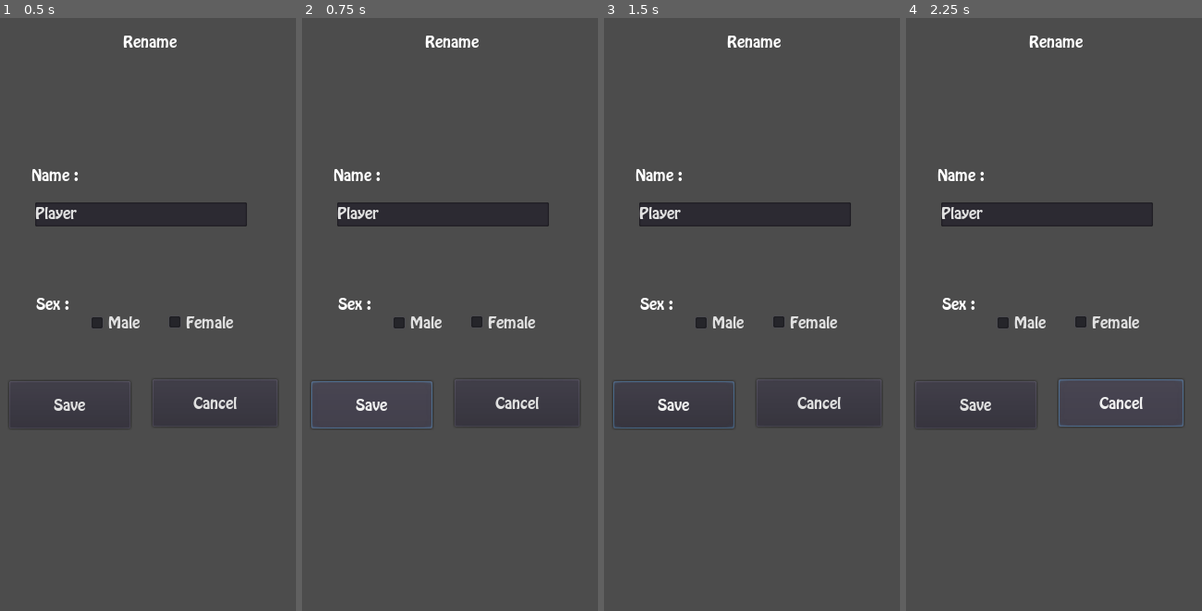
Above: before the commit, frames 1-4 (left to right).
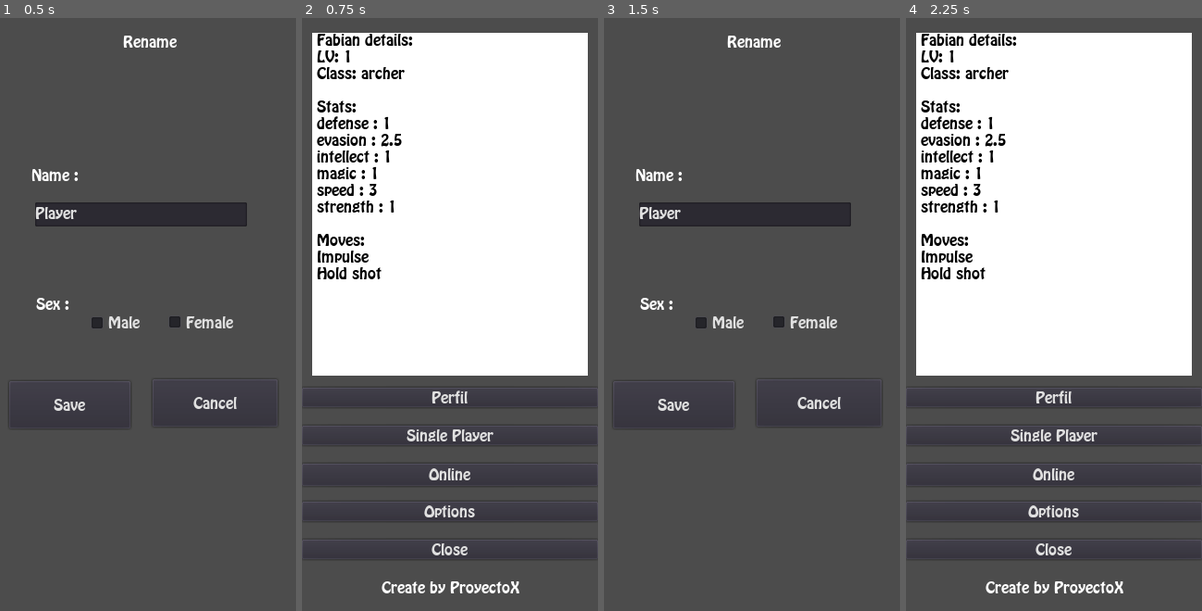
Above: after the commit, the same moments.

Repository: fresnohernandez99/socket-game
Game: Godot game, scene res://scenes/gui/Rename.tscn
Two runs of this game, one before a commit and one after it. Both use one fixed random seed, a clock stepped at 60 frames per second and the inputs below. This scene is started directly instead of the project's main scene.
Inputs (mouse positions are in pixels of both pictures, inside the frame that each line leads up to):
- Up to frame 1 (0.5 s): no input
- Up to frame 2 (0.75 s): click "Save" at 0.5 s
- Up to frame 3 (1.5 s): click (752, 397) at 1.25 s, where only the run after the commit has a clickable "Perfil"
- Up to frame 4 (2.25 s): click "Cancel" at 2 s

Frame 1 is identical in both runs. In frame 2, 55% of the frame differs, in the area x 2-97%, y 2-98%; in frame 3, 0.2%; in frame 4, 55%.

Commit message:
guardando el nomnre del player

Diff:
--- a/project.godot
+++ b/project.godot
@@ -57,8 +57,8 @@
 
 [gui]
 
+theme/custom_font="res://assets/fonts/basic_font_16.tres"
 common/drop_mouse_on_gui_input_disabled=true
-theme/custom_font="res://assets/fonts/basic_font_16.tres"
 
 [physics]
 
--- a/scenes/gui/MainMenu.gd
+++ b/scenes/gui/MainMenu.gd
@@ -29,3 +29,7 @@
 
 func _on_OptionsBtn_pressed():
 	get_tree().change_scene("res://scenes/gui/Option.tscn")
+
+
+func _on_Perfil_pressed():
+	get_tree().change_scene("res://scenes/gui/Rename.tscn")
--- a/scenes/gui/MainMenu.tscn
+++ b/scenes/gui/MainMenu.tscn
@@ -43,10 +43,10 @@
 autowrap = true
 
 [node name="Perfil" type="Button" parent="Control"]
-margin_top = 481.0
+margin_top = 399.0
 margin_right = 320.0
-margin_bottom = 502.0
-text = "Online"
+margin_bottom = 420.0
+text = "Perfil"
 
 [node name="SinglePlayerBtn" type="Button" parent="Control"]
 margin_top = 440.0
@@ -55,10 +55,10 @@
 text = "Single Player"
 
 [node name="MultiPlayerBtn" type="Button" parent="Control"]
-margin_top = 399.0
+margin_top = 481.0
 margin_right = 320.0
-margin_bottom = 423.0
-text = "Perfil"
+margin_bottom = 505.0
+text = "Online"
 
 [node name="OptionsBtn" type="Button" parent="Control"]
 margin_top = 522.0
@@ -83,6 +83,6 @@
 margin_bottom = -18.0
 text = "Create by ProyectoX"
 
-[connection signal="pressed" from="Control/Perfil" to="." method="_on_MultiPlayerBtn_pressed"]
+[connection signal="pressed" from="Control/Perfil" to="." method="_on_Perfil_pressed"]
 [connection signal="pressed" from="Control/MultiPlayerBtn" to="." method="_on_MultiPlayerBtn_pressed"]
 [connection signal="pressed" from="Control/OptionsBtn" to="." method="_on_OptionsBtn_pressed"]
--- a/scenes/gui/Option.gd
+++ b/scenes/gui/Option.gd
@@ -68,7 +68,7 @@
 	salvasOpcion.ip = nodoIPText.text
 	salvasOpcion.port = nodoPort.text
 	Persistence.save_data()
-
+	get_tree().change_scene("res://scenes/gui/MainMenu.tscn")
 
 
 
--- a/scenes/gui/Rename.gd
+++ b/scenes/gui/Rename.gd
@@ -14,3 +14,13 @@
 	if NamePlayer.text == "":
 		if male.pressed == false:
 				$Save.disabled = true
+
+
+func _on_Cancel_pressed():
+	get_tree().change_scene("res://scenes/gui/MainMenu.tscn")
+
+func _on_Save_pressed():
+
+	Persistence.data.namePlayer.name = NamePlayer.text
+	Persistence.save_data()
+	get_tree().change_scene("res://scenes/gui/MainMenu.tscn")
--- a/scenes/gui/Rename.tscn
+++ b/scenes/gui/Rename.tscn
@@ -71,3 +71,6 @@
 margin_right = 300.0
 margin_bottom = 441.0
 text = "Cancel"
+
+[connection signal="pressed" from="Save" to="." method="_on_Save_pressed"]
+[connection signal="pressed" from="Cancel" to="." method="_on_Cancel_pressed"]
